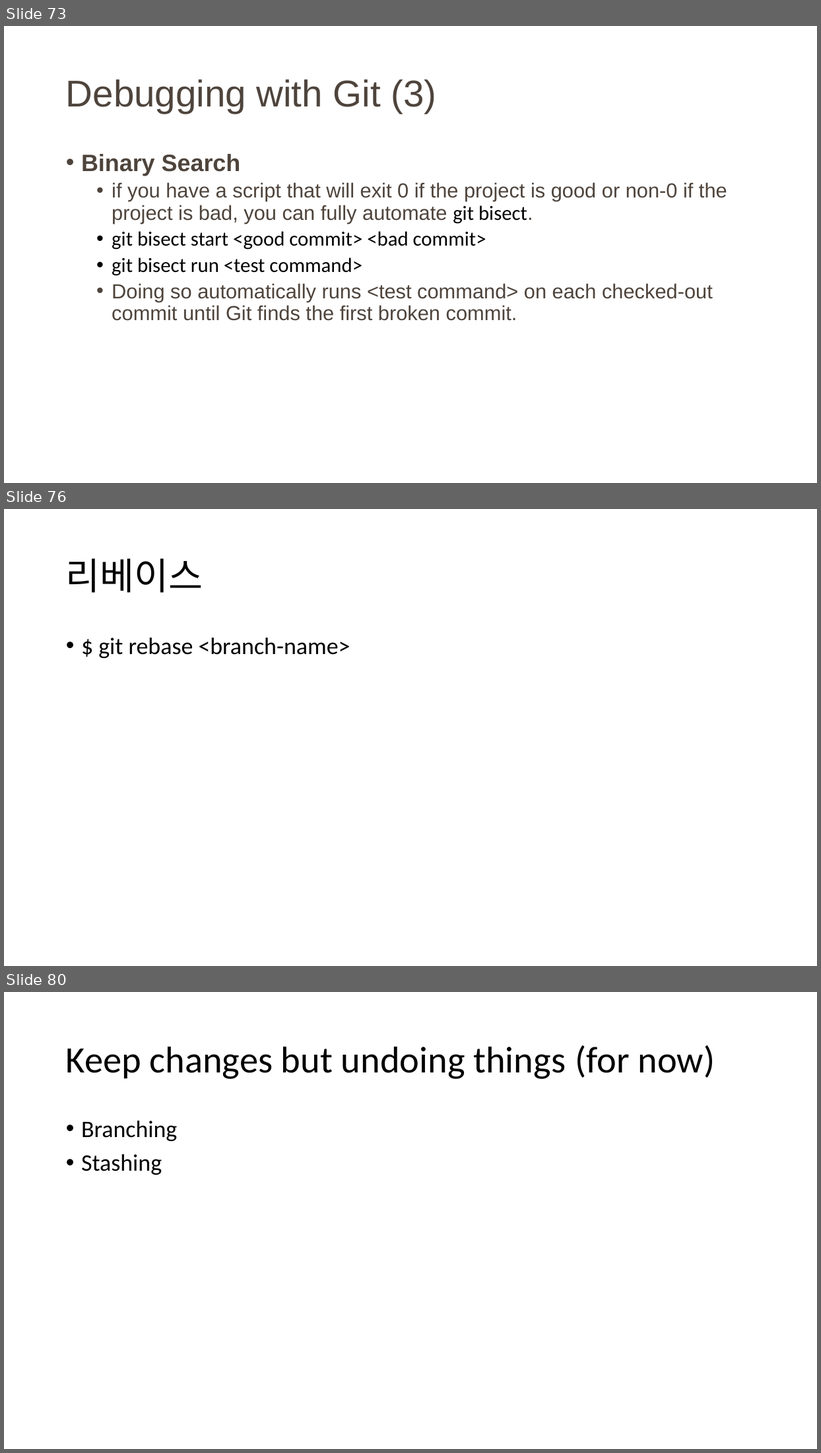
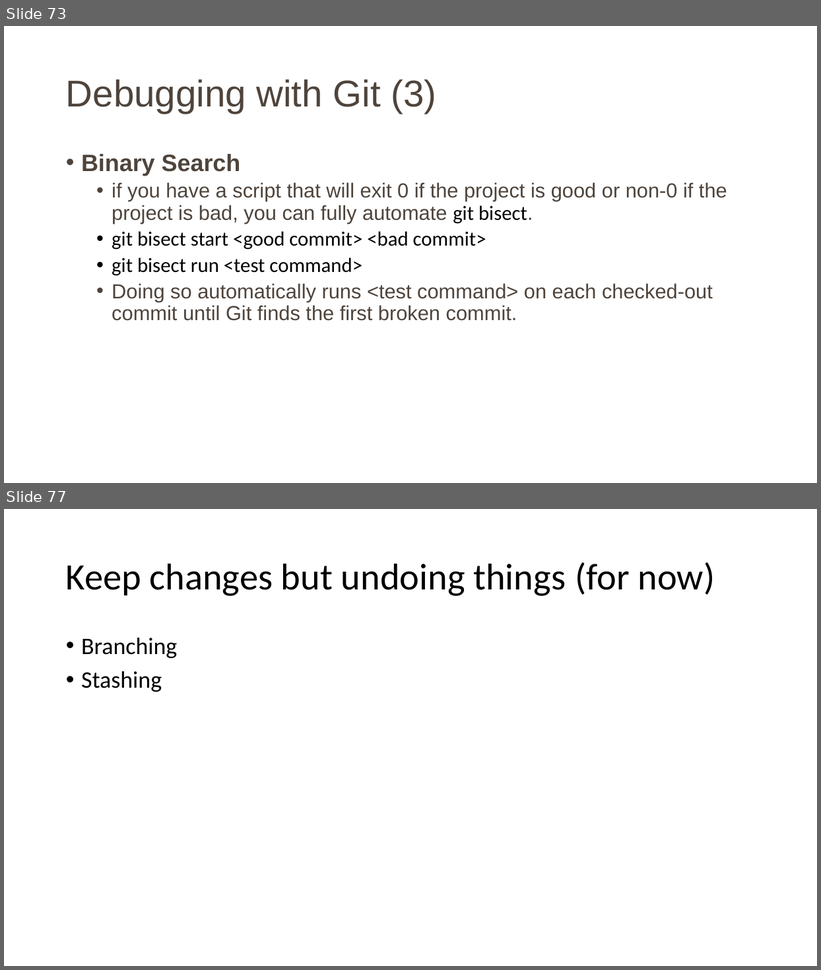
Before and after one commit to wontheone1/learning-git-ppt, a slide deck: learning_git.pptx. Shown one above the other, each under a label of ours: slides 73, 76 and 80 before the commit, slides 73 and 77 after it; the slides between them are not shown. The pictures are 821x1453 and 821x970 pixels, drawn with LibreOffice and Linux fonts; fonts in the diff are those of the drawing. Boxes give left, top, right and bottom in pixels: in the first picture for what was removed or moved away, otherwise in the second. Text is boxed around its words. In the diff, an @@ line names an element or a change of style, - is before the commit and + after.

```diff
--- a/learning_git.pptx
+++ b/learning_git.pptx
@@ slide 76 removed at <box>4,509,817,966</box>, background #FFFFFF @@
@@ title removed at <box>66,559,203,593</box> @@
-리베이스
@@ text removed at <box>98,638,350,658</box> @@
-• $ git rebase <branch-name>
@@ what was slide 80 is now slide 77 @@
```
Also in this commit, not shown: 4 slides changed, 13 slides added, 11 other slides removed.
